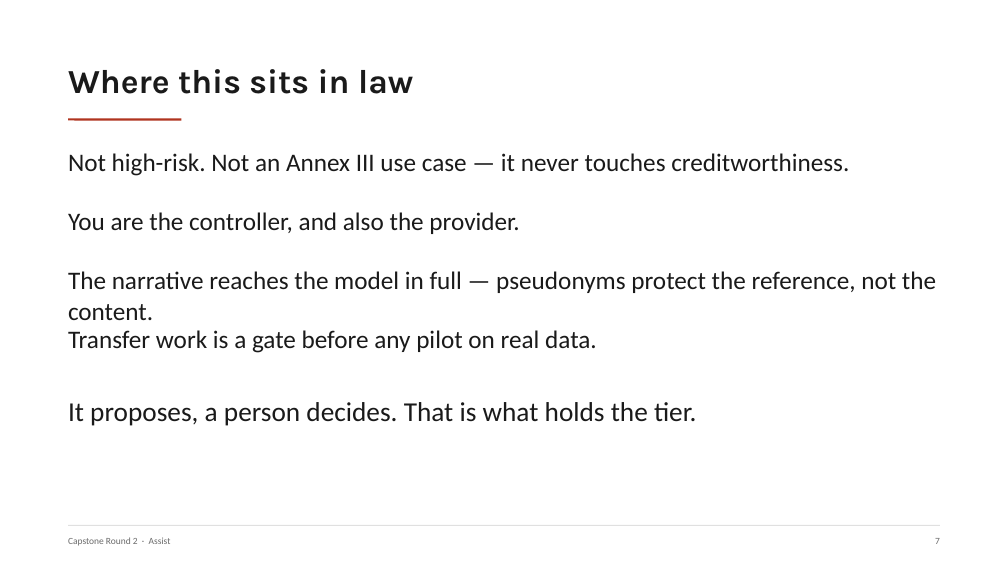
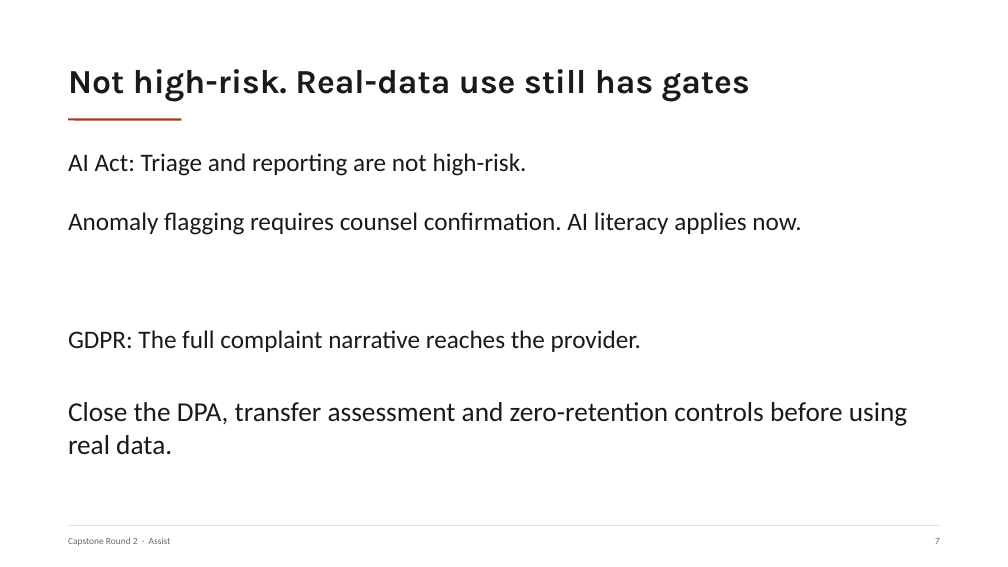
Before and after one commit to nyelugo/PROJECT-Capstone-AI-Consulting, a slide deck: slide 8 of presentation.pptx. Drawn at 1008x567 pixels with LibreOffice and Linux fonts; fonts in the diff are those of the drawing. Boxes give left, top, right and bottom in pixels: in the first picture for what was removed or moved away, otherwise in the second. Text is boxed around its words. In the diff, an @@ line names an element or a change of style, - is before the commit and + after.

```diff
--- a/presentation.pptx
+++ b/presentation.pptx
@@ text at [68,69,750,102]: text changed @@
-Where this sits in law
+Not high-risk. Real-data use still has gates
@@ text at [68,153,527,176]: text changed @@
-Not high-risk. Not an Annex III use case — it never touches creditworthiness.
+AI Act: Triage and reporting are not high-risk.
@@ text at [68,212,801,235]: text changed @@
-You are the controller, and also the provider.
+Anomaly flagging requires counsel confirmation. AI literacy applies now.
@@ text removed at [68,271,936,293] @@
-The narrative reaches the model in full — pseudonyms protect the reference, not the content.
@@ text at [68,330,641,352]: text changed @@
-Transfer work is a gate before any pilot on real data.
+GDPR: The full complaint narrative reaches the provider.
@@ text at [68,402,907,454]: text changed @@
-It proposes, a person decides. That is what holds the tier.
+Close the DPA, transfer assessment and zero-retention controls before using real data.
```
Also in this commit, not shown: 10 other slides changed, 4 slides added, 7 slides removed, 1 other file.
